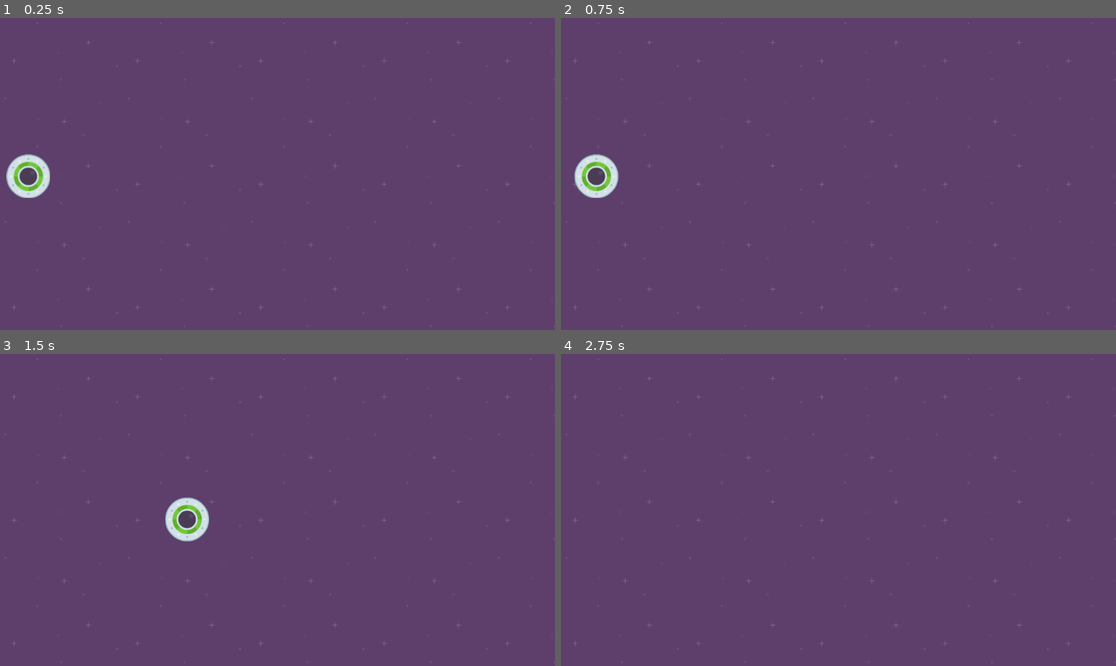
Above: before the commit, frames 1-4 (two rows, left to right).
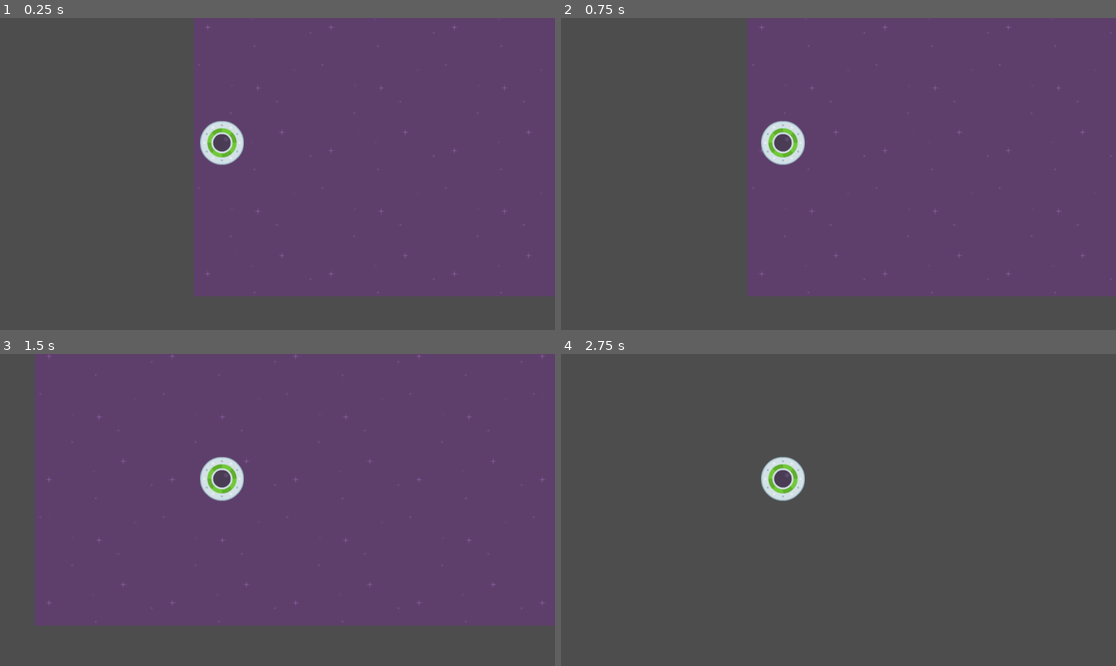
Above: after the commit, the same moments.

Repository: EPalonen/Godot_Speedy_Saucer
Game: Godot game, scene res://level_1.tscn
The game is run twice, just before and just after one commit, with the same random seed, the same clock (stepped at 60 frames per second) and the same inputs.
Inputs:
- Up to frame 1 (0.25 s): no input
- Up to frame 2 (0.75 s): tap Enter at 0.5 s; hold Right (move_right) from 0.53 s (still down)
- Up to frame 3 (1.5 s): release Right (move_right) at 1.28 s; hold Down (move_down) from 1.28 s (still down)
- Up to frame 4 (2.75 s): release Down (move_down) at 2.03 s; hold Right (move_right) from 2.03 s (still down)

The runs differ from the first frame. In frame 1, 43% of the frame differs, in the area x 0-100%, y 0-100%; in frame 2, 41%; in frame 3, 20%; in frame 4, 100%.

Commit message:
Follow camera

Diff:
--- a/godot_speedy_saucer/player.gd
+++ b/godot_speedy_saucer/player.gd
@@ -1,11 +1,16 @@
 extends RigidBody2D
 
+var force = 800
+
+func	_ready():
+	var additional_result = add(33,36)
+	print(additional_result)
 
 
 func _physics_process(delta):
-	var force = 800
+	player_movement()
 
-
+func player_movement():
 	if Input.is_action_pressed("move_right"):
 		apply_force(Vector2(force, 0))
 
@@ -18,11 +23,10 @@
 	if Input.is_action_pressed("move_down"):
 		apply_force(Vector2(0, force))
 
-#
-#func	_ready():
-	#var test = 5
-	#
-#
+func add(argument1, argument2):
+	return argument1 + argument2
+
+
 	#var message = "Hell3o"
 	#if message == "Hello":
 		#print("Hi there! You said Hello!")
--- a/godot_speedy_saucer/player.tscn
+++ b/godot_speedy_saucer/player.tscn
@@ -16,3 +16,7 @@
 
 [node name="CollisionShape2D" type="CollisionShape2D" parent="."]
 shape = SubResource("CircleShape2D_r4fyj")
+
+[node name="Camera2D" type="Camera2D" parent="."]
+drag_horizontal_offset = 1.0
+drag_vertical_offset = 1.0
